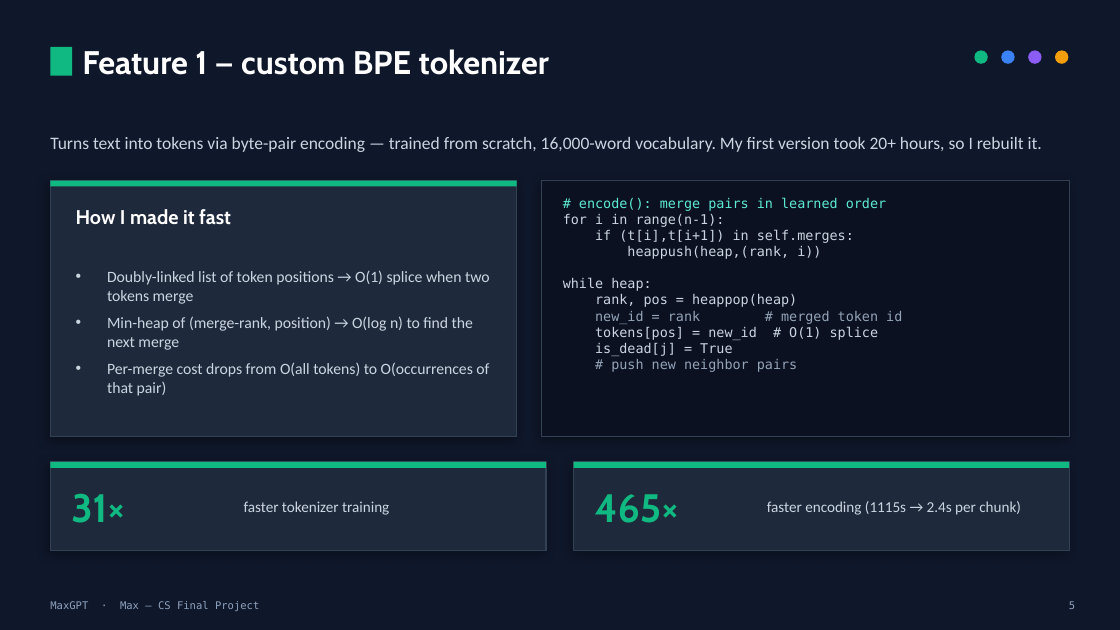
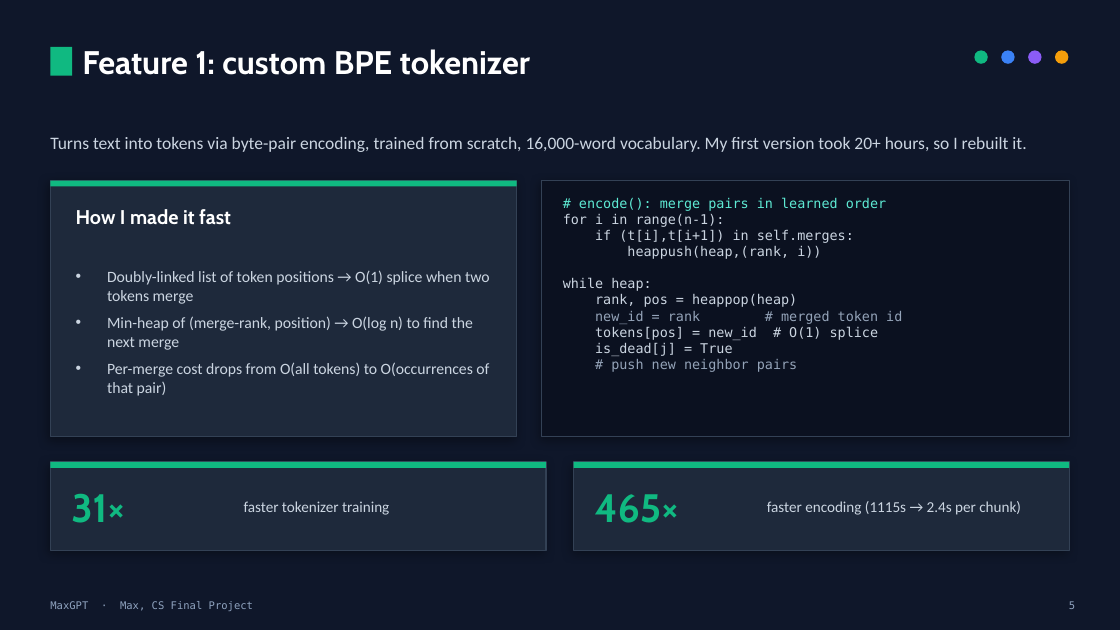
Before and after one commit to MaxwellBrohm/MaxGPT, a slide deck: slide 5 of MaxGPT_Presentation.pptx. Drawn at 1120x630 pixels with LibreOffice and Linux fonts; fonts in the diff are those of the drawing. Boxes give left, top, right and bottom in pixels: in the first picture for what was removed or moved away, otherwise in the second. Text is boxed around its words. In the diff, an @@ line names an element or a change of style, - is before the commit and + after.

```diff
--- a/MaxGPT_Presentation.pptx
+++ b/MaxGPT_Presentation.pptx
@@ text at box(82, 49, 530, 75): text changed @@
-Feature 1 — custom BPE tokenizer
+Feature 1: custom BPE tokenizer
@@ text at box(50, 137, 1026, 152): text changed @@
-Turns text into tokens via byte-pair encoding — trained from scratch, 16,000-word vocabulary. My first version took 20+ hours, so I rebuilt it.
+Turns text into tokens via byte-pair encoding, trained from scratch, 16,000-word vocabulary. My first version took 20+ hours, so I rebuilt it.
@@ text at box(50, 601, 253, 611): text changed @@
-MaxGPT · Max — CS Final Project
+MaxGPT · Max, CS Final Project
```
Also in this commit, not shown: 11 other slides changed, 2 other files.
